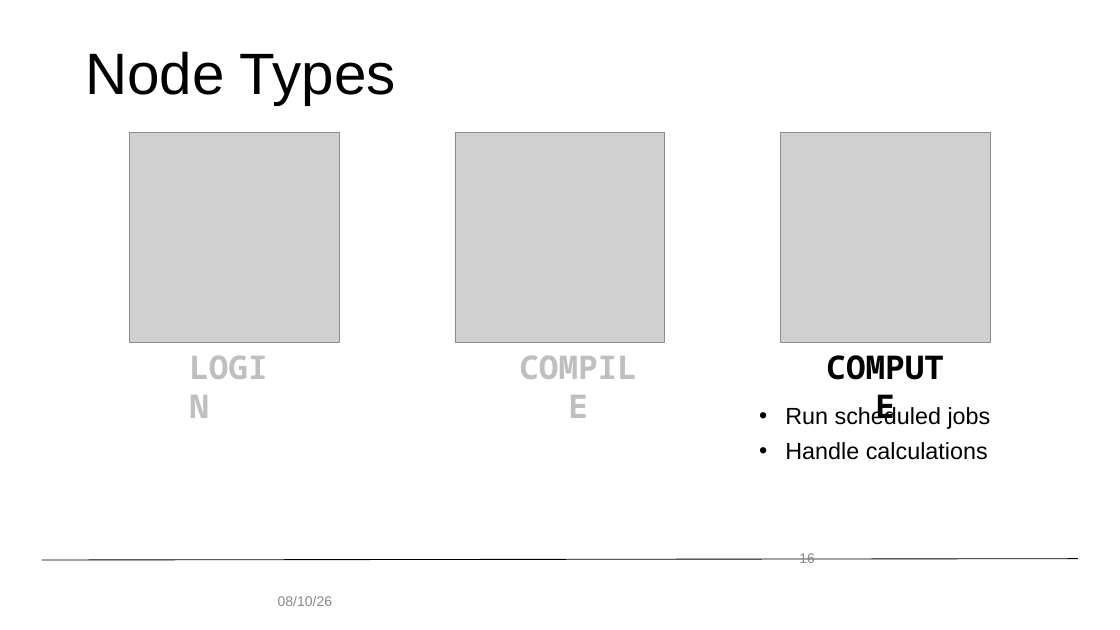
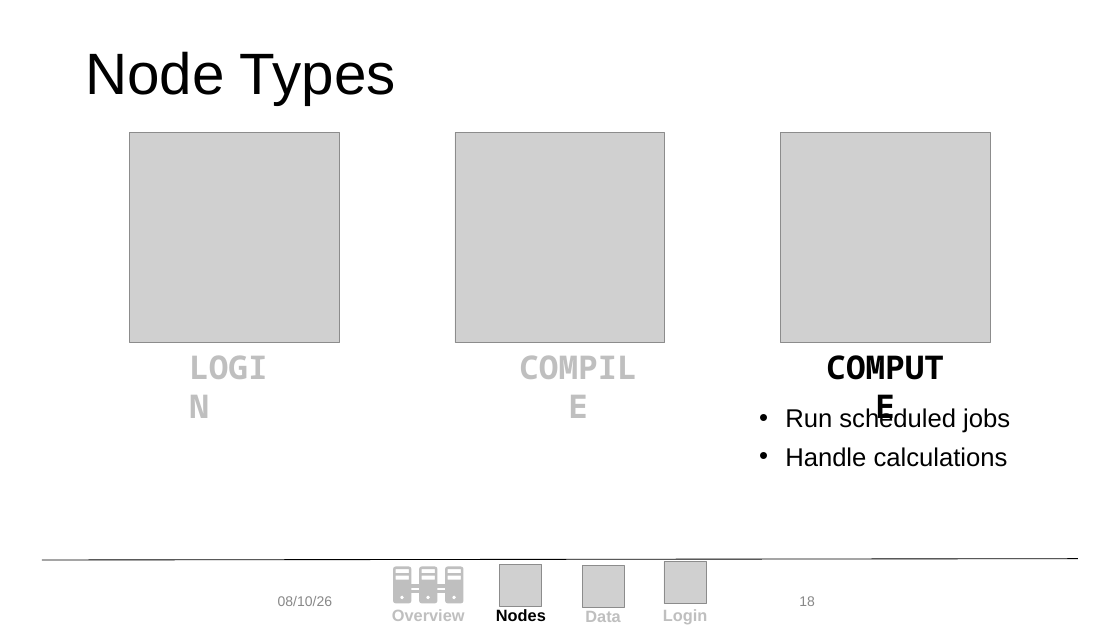
Before and after one commit to b-reyes/hpc_fundamentals_micro_credential, a slide deck: slide 18 of getting_familiar_rc/getting_familiar_rc.pptx (slide 16 before the commit). Drawn at 1120x630 pixels with LibreOffice and Linux fonts; fonts in the diff are those of the drawing; grey boxes stand for pictures; background and template pictures are left out. Boxes give left, top, right and bottom in pixels: in the first picture for what was removed or moved away, otherwise in the second. Text is boxed around its words. In the diff, an @@ line names an element or a change of style, - is before the commit and + after.

```diff
--- a/getting_familiar_rc/getting_familiar_rc.pptx
+++ b/getting_familiar_rc/getting_familiar_rc.pptx
@@ text "Run scheduled jobs" at (x1=785, y1=407, x2=1010, y2=467): size 20 to 22 pt @@
@@ page number removed at (x1=799, y1=553, x2=815, y2=563) @@
-16
@@ page number added at (x1=799, y1=596, x2=815, y2=606), 12 pt, text #888888 @@
+18
@@ group added at (x1=392, y1=562, x2=707, y2=624): 4 texts, 3 pictures, 3 freeform shapes, 1 rectangle @@
+Login
+Overview
+Nodes
+Data
```
Also in this commit, not shown: 24 other slides changed, 18 slides added, 18 slides removed, 1 other file.
